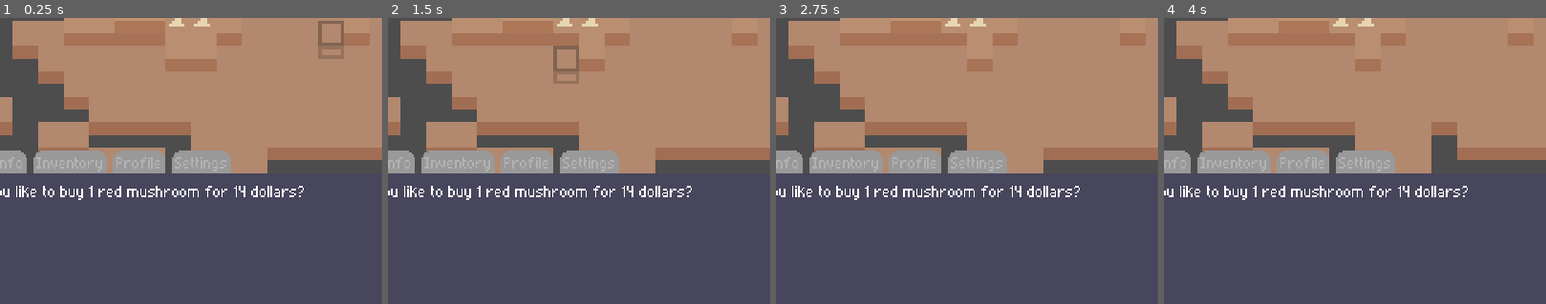
Above: before the commit, frames 1-4 (left to right).
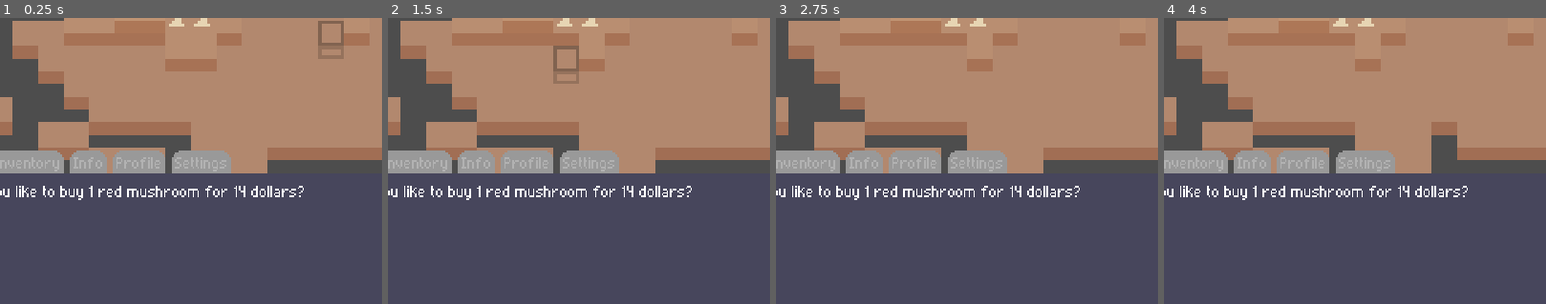
Above: after the commit, the same moments.

Repository: UHSGDC/Mushroom-Market
Game: Godot game, scene res://Main.tscn
Same seed, same stepped clock (60 frames per second), same inputs: the game is played once before the commit and once after it.
Inputs (mouse positions are % of the whole screen's width and height, from its top left):
- Up to frame 1 (0.25 s): no input
- Up to frame 2 (1.5 s): tap Enter at 0.5 s; move the mouse to (72, 45) at 0.52 s; click (72, 45) at 0.6 s; tap Space at 1.25 s; move the mouse to (30, 55) at 1.27 s; right-click (30, 55) at 1.35 s
- Up to frame 3 (2.75 s): tap Enter at 2 s; move the mouse to (60, 28) at 2.02 s; click (60, 28) at 2.1 s
- Up to frame 4 (4 s): tap Space at 2.75 s; move the mouse to (45, 70) at 2.77 s; right-click (45, 70) at 2.85 s; tap Enter at 3.5 s; move the mouse to (80, 65) at 3.52 s; click (80, 65) at 3.6 s
The pictures show only the part of the screen within x 8-58%, y 48-98%; the shares and areas given below are measured in that part.

The runs differ from the first frame. In frame 1, 0.7% of the frame differs, in the area x 2-27%, y 46-55%; in frame 2, 0.7%; in frame 3, 0.7%; in frame 4, 0.7%.

Commit message:
lowercased folders and tilechecker script

Diff:
--- a/Mushroom Market/Main.tscn
+++ b/Mushroom Market/Main.tscn
@@ -1,7 +1,7 @@
 [gd_scene load_steps=3 format=3 uid="uid://dt7wrchnkcgg7"]
 
-[ext_resource type="PackedScene" uid="uid://bs0h5lcmuv6fl" path="res://Scenes/garden.tscn" id="1_w66gk"]
-[ext_resource type="PackedScene" uid="uid://cm8ygqjm7d1v0" path="res://Scenes/menus.tscn" id="2_mn65f"]
+[ext_resource type="PackedScene" uid="uid://bs0h5lcmuv6fl" path="res://scenes/garden.tscn" id="1_w66gk"]
+[ext_resource type="PackedScene" uid="uid://cm8ygqjm7d1v0" path="res://scenes/Menus.tscn" id="2_mn65f"]
 
 [node name="Main" type="Node"]
 
--- a/Mushroom Market/Scenes/Garden.tscn
+++ b/Mushroom Market/Scenes/Garden.tscn
@@ -1,17 +1,17 @@
 [gd_scene load_steps=7 format=3 uid="uid://bs0h5lcmuv6fl"]
 
-[ext_resource type="Texture2D" uid="uid://d24o8itrjvslv" path="res://Art/tile test.png" id="1_x28qo"]
-[ext_resource type="Texture2D" uid="uid://dirlr3k260oyk" path="res://Art/mushroomtest.png" id="2_xcofd"]
-[ext_resource type="Script" path="res://Scripts/TileChecker.gd" id="3_8o7pj"]
+[ext_resource type="Texture2D" uid="uid://d24o8itrjvslv" path="res://art/tile test.png" id="1_p71dd"]
+[ext_resource type="Texture2D" uid="uid://dirlr3k260oyk" path="res://art/mushroomtest.png" id="2_2rgho"]
+[ext_resource type="Script" path="res://scripts/tile_checker.gd" id="3_shgav"]
 
 [sub_resource type="TileSetAtlasSource" id="TileSetAtlasSource_rh562"]
-texture = ExtResource("1_x28qo")
+texture = ExtResource("1_p71dd")
 texture_region_size = Vector2i(8, 12)
 0:0/0 = 0
 0:0/0/texture_origin = Vector2i(0, -2)
 
 [sub_resource type="TileSetAtlasSource" id="TileSetAtlasSource_qeyjd"]
-texture = ExtResource("2_xcofd")
+texture = ExtResource("2_2rgho")
 texture_region_size = Vector2i(8, 12)
 0:0/0 = 0
 0:0/0/texture_origin = Vector2i(0, -2)
@@ -48,7 +48,7 @@
 layer_0/tile_data = PackedInt32Array(65536, 3, 0, 131072, 3, 0, 65537, 3, 0, 655367, 3, 0, 655368, 3, 0, 655369, 3, 0,  …(403 unchanged characters)…
 
 [node name="TileChecker" type="Node2D" parent="." node_paths=PackedStringArray("layers")]
-script = ExtResource("3_8o7pj")
+script = ExtResource("3_shgav")
 layers = [NodePath("../Layer1"), NodePath("../Layer2"), NodePath("../Layer3")]
 
 [node name="Polygon2D" type="Polygon2D" parent="TileChecker"]
--- a/Mushroom Market/Scenes/Menus.tscn
+++ b/Mushroom Market/Scenes/Menus.tscn
@@ -1,7 +1,7 @@
 [gd_scene load_steps=5 format=3 uid="uid://cm8ygqjm7d1v0"]
 
-[ext_resource type="FontFile" uid="uid://b6vcrxacfghvx" path="res://pixelade.ttf" id="1_ieoam"]
-[ext_resource type="PackedScene" uid="uid://c4gap32muuhr5" path="res://Scenes/inventory.tscn" id="2_0xhdh"]
+[ext_resource type="FontFile" uid="uid://b6vcrxacfghvx" path="res://pixelade.ttf" id="1_aoww2"]
+[ext_resource type="PackedScene" uid="uid://cig57j110r6n8" path="res://scenes/inventory.tscn" id="2_86wtx"]
 
 [sub_resource type="StyleBoxFlat" id="StyleBoxFlat_2g1mb"]
 content_margin_left = 4.0
@@ -40,31 +40,32 @@
 theme_override_styles/panel = SubResource("StyleBoxFlat_eo31l")
 
 [node name="Shop" type="Label" parent="."]
+visible = false
 layout_mode = 2
-theme_override_fonts/font = ExtResource("1_ieoam")
+theme_override_fonts/font = ExtResource("1_aoww2")
 theme_override_font_sizes/font_size = 13
 text = "Would you like to buy 1 red mushroom for 14 dollars?"
+
+[node name="Inventory" parent="." instance=ExtResource("2_86wtx")]
+layout_mode = 2
 
 [node name="Info" type="Label" parent="."]
 visible = false
 layout_mode = 2
-theme_override_fonts/font = ExtResource("1_ieoam")
+theme_override_fonts/font = ExtResource("1_aoww2")
 theme_override_font_sizes/font_size = 13
 text = "I dont flasf you like to buy 1 red mushroom for 14 dollars?"
-
-[node name="Inventory" parent="." instance=ExtResource("2_0xhdh")]
-layout_mode = 2
 
 [node name="Profile" type="Label" parent="."]
 visible = false
 layout_mode = 2
-theme_override_fonts/font = ExtResource("1_ieoam")
+theme_override_fonts/font = ExtResource("1_aoww2")
 theme_override_font_sizes/font_size = 13
 text = "dabdasgja dakjs da bfja"
 
 [node name="Settings" type="Label" parent="."]
 visible = false
 layout_mode = 2
-theme_override_fonts/font = ExtResource("1_ieoam")
+theme_override_fonts/font = ExtResource("1_aoww2")
 theme_override_font_sizes/font_size = 13
 text = "danj mklmbjhbjnc njckvaw"
--- a/Mushroom Market/Scenes/inventory.tscn
+++ b/Mushroom Market/Scenes/inventory.tscn
@@ -1,9 +1,9 @@
-[gd_scene load_steps=18 format=3 uid="uid://c4gap32muuhr5"]
+[gd_scene load_steps=18 format=3 uid="uid://cig57j110r6n8"]
 
-[ext_resource type="Texture2D" uid="uid://dirlr3k260oyk" path="res://Art/mushroomtest.png" id="1_2gt6p"]
+[ext_resource type="Texture2D" uid="uid://dirlr3k260oyk" path="res://art/mushroomtest.png" id="1_l7sf2"]
 [ext_resource type="FontFile" uid="uid://b6vcrxacfghvx" path="res://pixelade.ttf" id="2_y150p"]
-[ext_resource type="Texture2D" uid="uid://b1tqu2qjibhs4" path="res://Art/Checked.png" id="3_wlb4d"]
-[ext_resource type="Texture2D" uid="uid://dvcoor5xpi2t8" path="res://Art/Unchecked.png" id="4_t4v5k"]
+[ext_resource type="Texture2D" uid="uid://b1tqu2qjibhs4" path="res://art/Checked.png" id="3_sa1sj"]
+[ext_resource type="Texture2D" uid="uid://dvcoor5xpi2t8" path="res://art/Unchecked.png" id="4_64ry3"]
 
 [sub_resource type="StyleBoxFlat" id="StyleBoxFlat_7vxf2"]
 
@@ -32,7 +32,7 @@
 [sub_resource type="StyleBoxEmpty" id="StyleBoxEmpty_d4obw"]
 
 [node name="Inventory" type="HSplitContainer"]
-visible = false
+custom_minimum_size = Vector2(472, 80)
 split_offset = 150
 dragger_visibility = 1
 
@@ -68,7 +68,7 @@
 layout_mode = 2
 size_flags_horizontal = 4
 size_flags_vertical = 4
-texture = ExtResource("1_2gt6p")
+texture = ExtResource("1_l7sf2")
 expand_mode = 1
 stretch_mode = 5
 
@@ -94,10 +94,10 @@
 theme_override_constants/check_v_offset = 4
 theme_override_fonts/font = ExtResource("2_y150p")
 theme_override_font_sizes/font_size = 13
-theme_override_icons/checked = ExtResource("3_wlb4d")
-theme_override_icons/checked_disabled = ExtResource("3_wlb4d")
-theme_override_icons/unchecked = ExtResource("4_t4v5k")
-theme_override_icons/unchecked_disabled = ExtResource("4_t4v5k")
+theme_override_icons/checked = ExtResource("3_sa1sj")
+theme_override_icons/checked_disabled = ExtResource("3_sa1sj")
+theme_override_icons/unchecked = ExtResource("4_64ry3")
+theme_override_icons/unchecked_disabled = ExtResource("4_64ry3")
 theme_override_styles/normal = SubResource("StyleBoxEmpty_by83x")
 theme_override_styles/pressed = SubResource("StyleBoxEmpty_i6ts1")
 theme_override_styles/disabled = SubResource("StyleBoxEmpty_aaxss")
@@ -112,10 +112,10 @@
 theme_override_constants/check_v_offset = 4
 theme_override_fonts/font = ExtResource("2_y150p")
 theme_override_font_sizes/font_size = 13
-theme_override_icons/checked = ExtResource("3_wlb4d")
-theme_override_icons/checked_disabled = ExtResource("3_wlb4d")
-theme_override_icons/unchecked = ExtResource("4_t4v5k")
-theme_override_icons/unchecked_disabled = ExtResource("4_t4v5k")
+theme_override_icons/checked = ExtResource("3_sa1sj")
+theme_override_icons/checked_disabled = ExtResource("3_sa1sj")
+theme_override_icons/unchecked = ExtResource("4_64ry3")
+theme_override_icons/unchecked_disabled = ExtResource("4_64ry3")
 theme_override_styles/normal = SubResource("StyleBoxEmpty_0ulqy")
 theme_override_styles/pressed = SubResource("StyleBoxEmpty_o4dd6")
 theme_override_styles/disabled = SubResource("StyleBoxEmpty_njmdu")
@@ -130,10 +130,10 @@
 theme_override_constants/check_v_offset = 4
 theme_override_fonts/font = ExtResource("2_y150p")
 theme_override_font_sizes/font_size = 13
-theme_override_icons/checked = ExtResource("3_wlb4d")
-theme_override_icons/checked_disabled = ExtResource("3_wlb4d")
-theme_override_icons/unchecked = ExtResource("4_t4v5k")
-theme_override_icons/unchecked_disabled = ExtResource("4_t4v5k")
+theme_override_icons/checked = ExtResource("3_sa1sj")
+theme_override_icons/checked_disabled = ExtResource("3_sa1sj")
+theme_override_icons/unchecked = ExtResource("4_64ry3")
+theme_override_icons/unchecked_disabled = ExtResource("4_64ry3")
 theme_override_styles/normal = SubResource("StyleBoxEmpty_0ulqy")
 theme_override_styles/pressed = SubResource("StyleBoxEmpty_o4dd6")
 theme_override_styles/disabled = SubResource("StyleBoxEmpty_njmdu")
@@ -149,10 +149,10 @@
 theme_override_constants/check_v_offset = 4
 theme_override_fonts/font = ExtResource("2_y150p")
 theme_override_font_sizes/font_size = 13
-theme_override_icons/checked = ExtResource("3_wlb4d")
-theme_override_icons/checked_disabled = ExtResource("3_wlb4d")
-theme_override_icons/unchecked = ExtResource("4_t4v5k")
-theme_override_icons/unchecked_disabled = ExtResource("4_t4v5k")
+theme_override_icons/checked = ExtResource("3_sa1sj")
+theme_override_icons/checked_disabled = ExtResource("3_sa1sj")
+theme_override_icons/unchecked = ExtResource("4_64ry3")
+theme_override_icons/unchecked_disabled = ExtResource("4_64ry3")
 theme_override_styles/normal = SubResource("StyleBoxEmpty_0ulqy")
 theme_override_styles/pressed = SubResource("StyleBoxEmpty_o4dd6")
 theme_override_styles/disabled = SubResource("StyleBoxEmpty_njmdu")
Not shown, changed: Mushroom Market/Art/Checked.png.import
Not shown, changed: Mushroom Market/Art/Sprite-0001.png.import
Not shown, changed: Mushroom Market/Art/Unchecked.png.import
Not shown, changed: Mushroom Market/Art/mushroomtest.png.import
Not shown, changed: Mushroom Market/Art/tile test.png.import
Not shown: 1 places in Mushroom Market/Scenes/Menus.tscn that only renumber resources
Renamed: Mushroom Market/Scripts/TileChecker.gd -> Mushroom Market/scripts/tile_checker.gd
